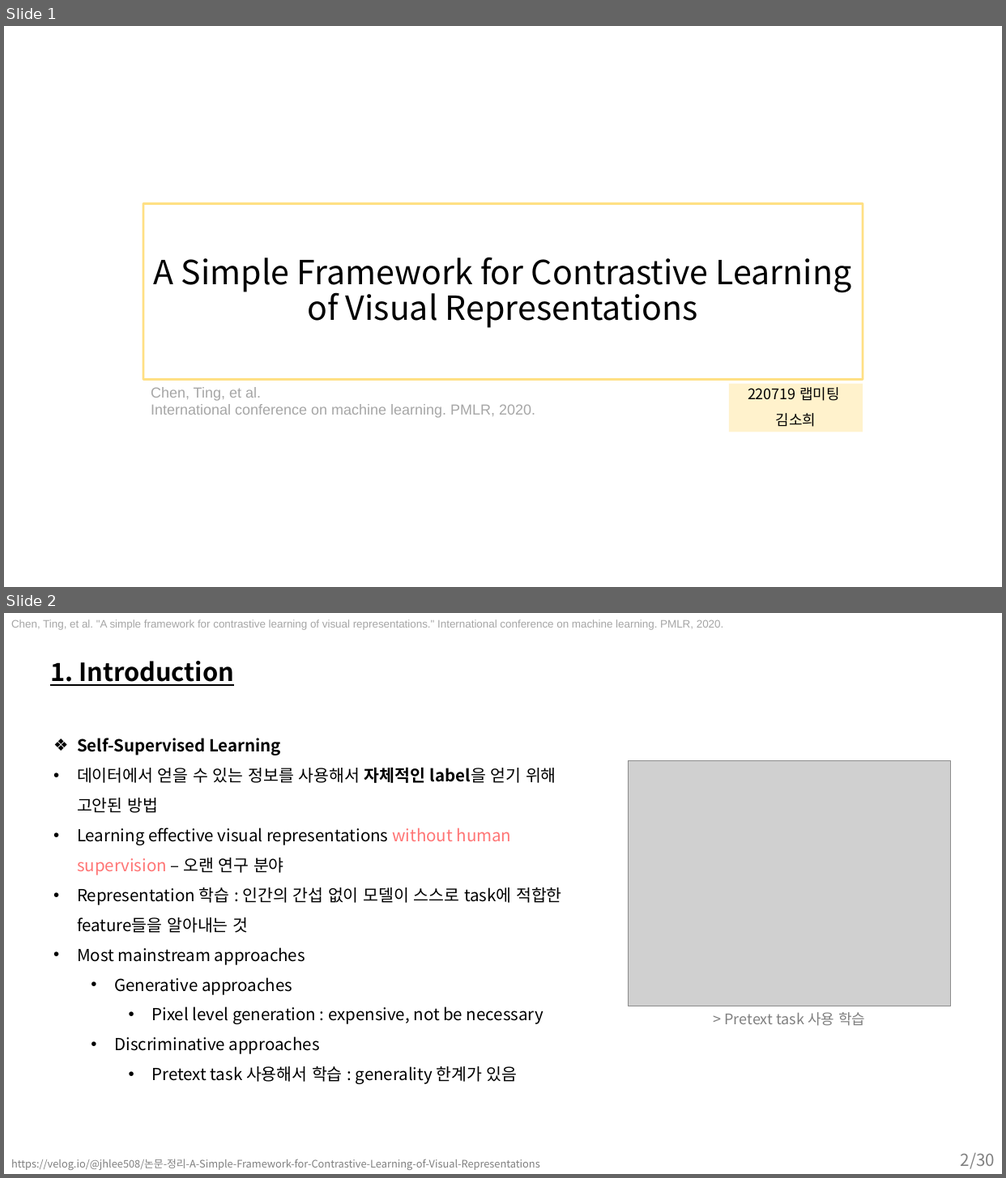
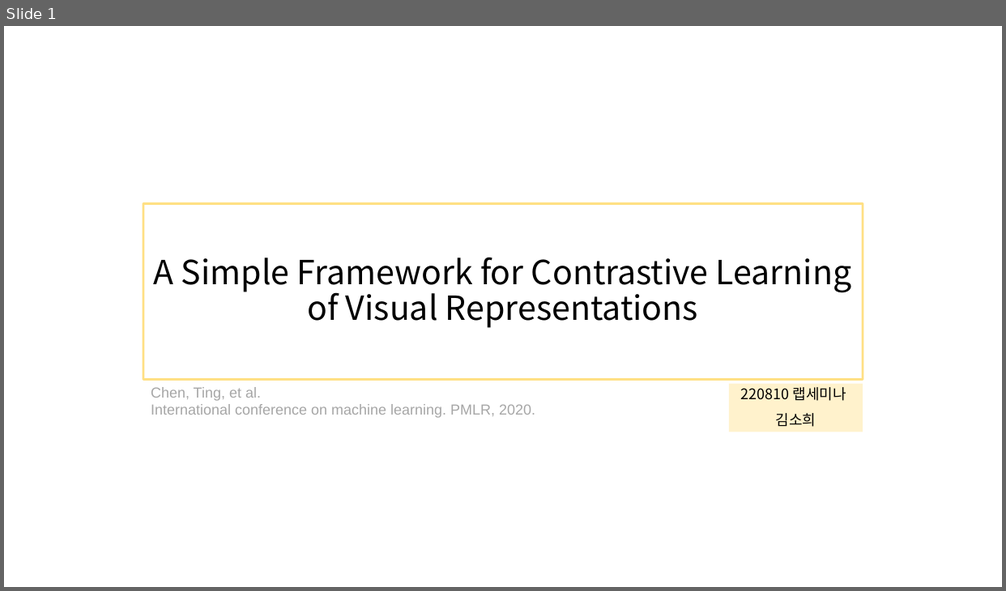
Before and after one commit to sohee98/LabSeminar, a slide deck: 220810_Contrastive learning/22.08.10 - Contrastive Learning.pptx. Shown one above the other, each under a label of ours: slides 1 and 2 before the commit, slide 1 after it. The pictures are 1006x1178 and 1006x591 pixels, drawn with LibreOffice and Linux fonts; fonts in the diff are those of the drawing; grey boxes stand for pictures. Boxes give left, top, right and bottom in pixels: in the first picture for what was removed or moved away, otherwise in the second. Text is boxed around its words. In the diff, an @@ line names an element or a change of style, - is before the commit and + after.

```diff
--- a/220810_Contrastive learning/22.08.10 - Contrastive Learning.pptx
+++ b/220810_Contrastive learning/22.08.10 - Contrastive Learning.pptx
@@ slide 2 removed at (x1=4, y1=613, x2=1002, y2=1174), background #FFFFFF @@
@@ text removed at (x1=11, y1=619, x2=723, y2=630) @@
-Chen, Ting, et al. "A simple framework for contrastive learning of visual representations." International conference on machine learning. PMLR, 2020.
@@ title removed at (x1=50, y1=661, x2=234, y2=686) @@
-1. Introduction
@@ text removed at (x1=77, y1=738, x2=562, y2=1084) @@
-❖ Self-Supervised Learning
-• 데이터에서 얻을 수 있는 정보를 사용해서 자체적인 label을 얻기 위해 고안된 방법
-• Learning effective visual representations without human supervision – 오랜 연구 분야
-• Representation 학습 : 인간의 간섭 없이 모델이 스스로 task에 적합한 feature들을 알아내는 것
-• Most mainstream approaches
-  • Generative approaches
-    • Pixel level generation : expensive, not be necessary
-  • Discriminative approaches
-    • Pretext task 사용해서 학습 : generality 한계가 있음
@@ picture removed at (x1=629, y1=761, x2=951, y2=1007) @@
@@ text removed at (x1=725, y1=1012, x2=865, y2=1026) @@
-> Pretext task 사용 학습
@@ text removed at (x1=11, y1=1159, x2=540, y2=1170) @@
-https://velog.io/@jhlee508/논문-정리-A-Simple-Framework-for-Contrastive-Learning-of-Visual-Representations
@@ page number removed at (x1=961, y1=1153, x2=995, y2=1169) @@
-2/30
@@ slide 1 changed as well @@
@@ subtitle at (x1=741, y1=387, x2=846, y2=401): text changed @@
-220719 랩미팅
+220810 랩세미나
```
Also in this commit, not shown: 10 other slides changed, 3 slides added, 3 other slides removed.
